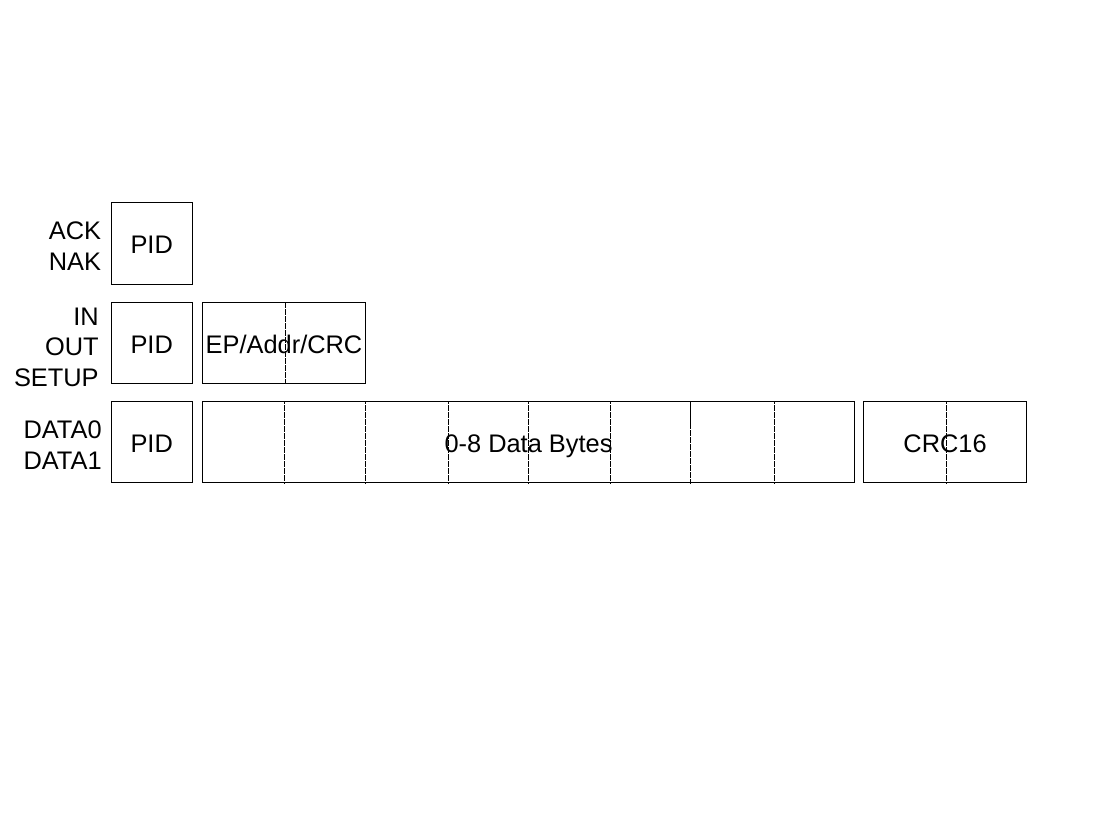
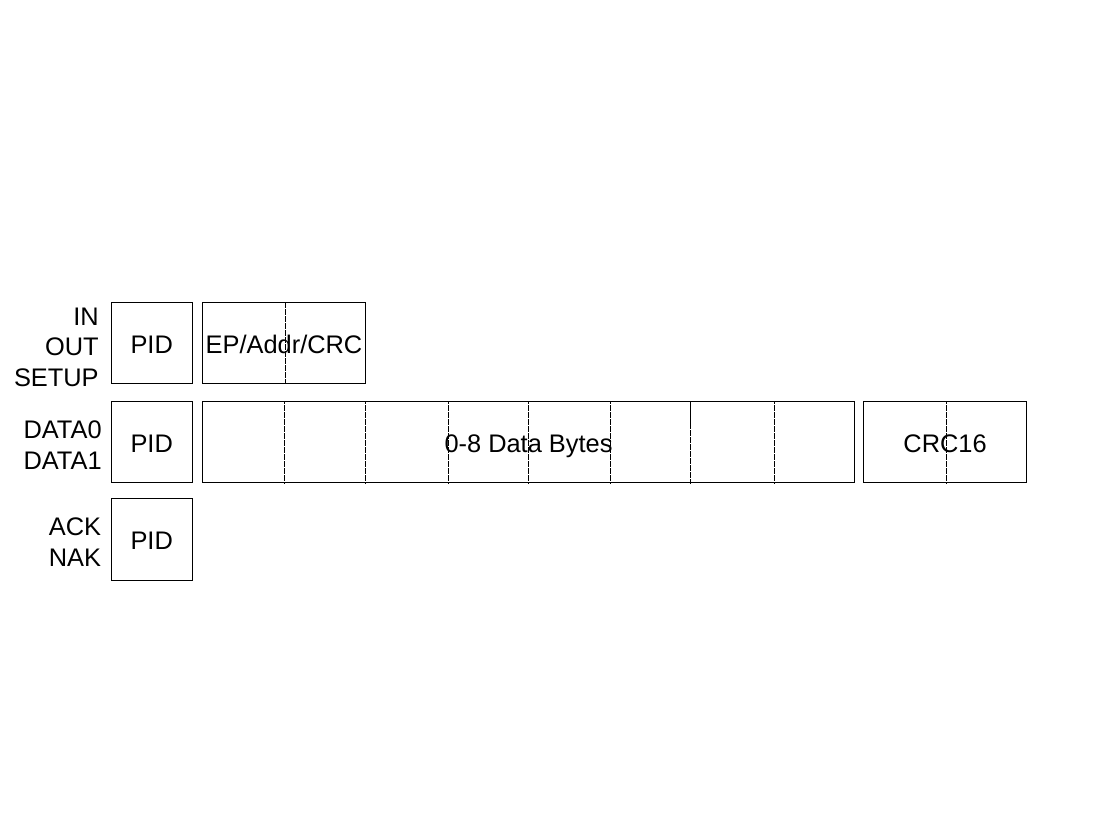
Before and after one commit to xobs/grainuum-33c3, a slide deck: slide 2 of diagrams.odp. Drawn at 1120x840 pixels with LibreOffice and Linux fonts; fonts in the diff are those of the drawing. Boxes give left, top, right and bottom in pixels: in the first picture for what was removed or moved away, otherwise in the second. Text is boxed around its words. In the diff, an @@ line names an element or a change of style, - is before the commit and + after.

```diff
--- a/diagrams.odp
+++ b/diagrams.odp
@@ text "ACK": place and size @@
-text "ACK" at [49,221,101,270]
+text "ACK" at [49,517,101,566]
@@ rectangle "PID": place and size @@
-rectangle "PID" at [111,203,192,285]
+rectangle "PID" at [111,499,192,580]
```
Also in this commit, not shown: 3 other slides changed, 10 other files.
